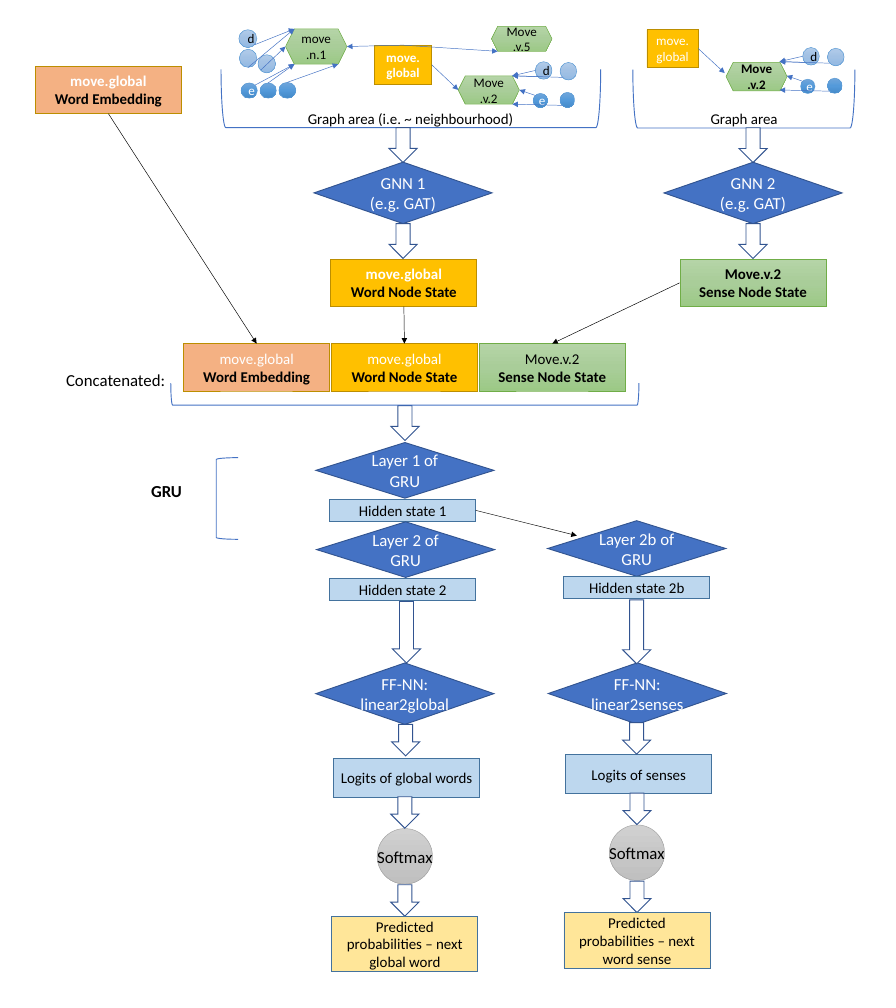
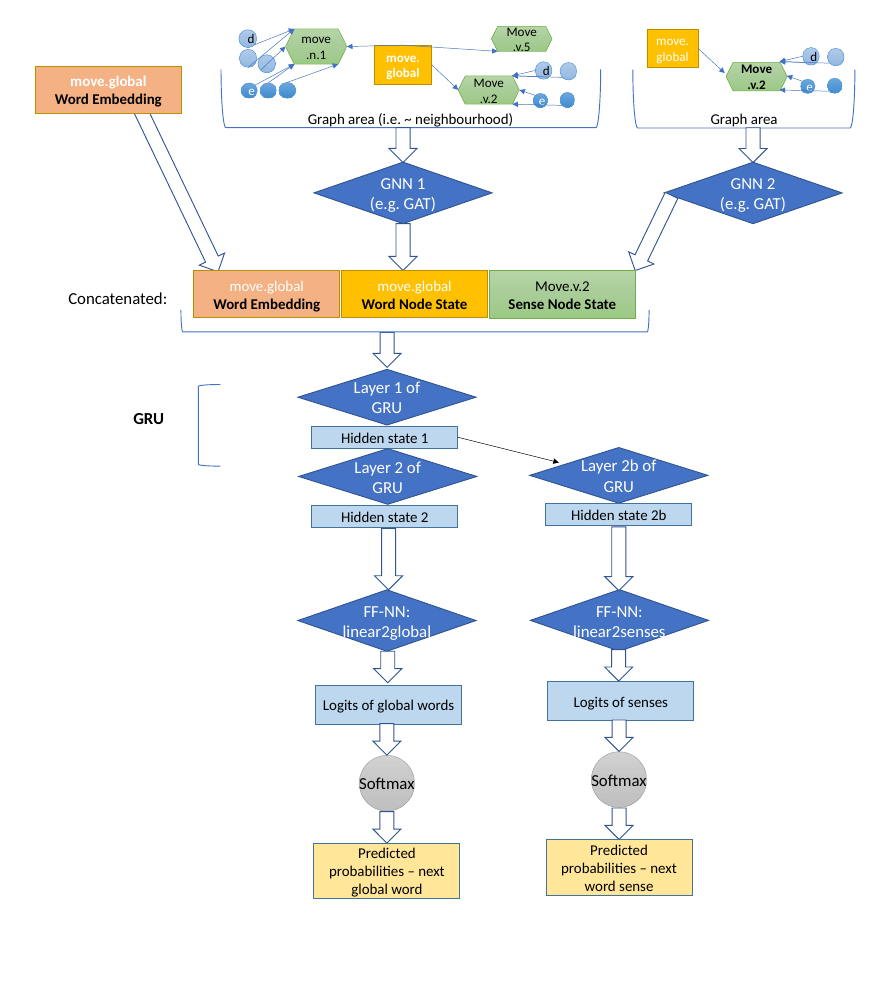
Before and after one commit to AndreaLK3/Multi-sense-LM, a slide deck: slide 1 of Media/SenseArchitecture.pptx. Drawn at 896x1008 pixels with LibreOffice and Linux fonts; fonts in the diff are those of the drawing. Boxes give left, top, right and bottom in pixels: in the first picture for what was removed or moved away, otherwise in the second. Text is boxed around its words. In the diff, an @@ line names an element or a change of style, - is before the commit and + after.

Commit message:
=Building the self-attention mechanism for the senses...
Former-commit-id: 1203d6232cc69fd7b6a2c9947dc5271e6f892c63 [formerly 1c71a86dc2b2b6c19c205bcf8f8f5a183f377653]
Former-commit-id: 73541a1a111dd15addab7cafda6aa6fd10c43a91
Former-commit-id: 451b877989604847c31b05d413fffe64dbe3a09d

```diff
--- a/Media/SenseArchitecture.pptx
+++ b/Media/SenseArchitecture.pptx
@@ arrow removed from (108, 114) to (257, 343) @@
@@ down arrow added at <box>127,102,231,278</box>, fill #FFFFFF, outline #325491 1 pt @@
@@ down arrow at <box>623,190,684,277</box>: rotation 0 to 25 degrees @@
@@ down arrow: place and size @@
-down arrow at <box>389,224,417,259</box>
+down arrow at <box>389,224,417,271</box>
@@ rectangle removed at <box>331,259,477,307</box> @@
-move.global
-Word Node State
@@ rectangle removed at <box>680,259,826,307</box> @@
-Move.v.2
-Sense Node State
@@ text "Concatenated:": place and size @@
-text "Concatenated:" at <box>66,374,165,386</box>
+text "Concatenated:" at <box>68,292,167,304</box>
@@ arrow removed from (680, 283) to (553, 343) @@
@@ 3 rectangles, 1 left bracket: place and size @@
-3 rectangles, 1 left bracket at <box>171,343,639,405</box>
+3 rectangles, 1 left bracket at <box>181,270,649,332</box>
@@ arrow removed from (404, 307) to (405, 343) @@
@@ arrow moved from (476, 510) - (577, 536) to (458, 438) - (559, 462) @@
@@ 8 down arrows, 5 rectangles, 5 diamonds, 1 text, 1 ellipse, 1 left bracket: place and size @@
-8 down arrows, 5 rectangles, 5 diamonds, 1 text, 1 ellipse, 1 left bracket at <box>151,406,727,969</box>
+8 down arrows, 5 rectangles, 5 diamonds, 1 text, 1 ellipse, 1 left bracket at <box>133,333,708,895</box>
@@ down arrow: place and size @@
-down arrow at <box>622,723,651,754</box>
+down arrow at <box>605,650,633,682</box>
@@ rectangle "Logits of global words": place and size @@
-rectangle "Logits of global words" at <box>333,758,479,797</box>
+rectangle "Logits of global words" at <box>316,686,462,725</box>
@@ ellipse "Softmax": place and size @@
-ellipse "Softmax" at <box>377,829,432,885</box>
+ellipse "Softmax" at <box>360,756,415,811</box>
@@ rectangle "Predicted probabilities – next global ...": place and size @@
-rectangle "Predicted probabilities – next global ..." at <box>332,916,478,972</box>
+rectangle "Predicted probabilities – next global ..." at <box>314,844,460,899</box>
```
Also in this commit, not shown: 6 other files.
